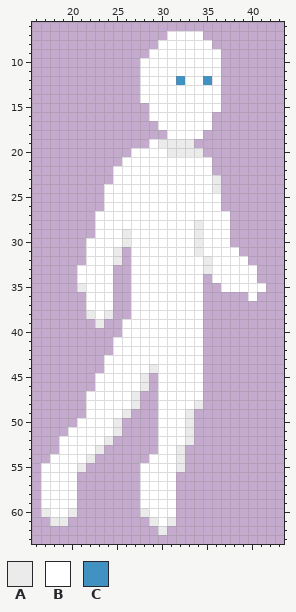
Pixel-art sprite: android/assets/runner_jump.png. The first picture shows the starting point.
The file is 64x64 pixels. Shown: x 16..43, y 6..63.
Palette (. is transparent): A #ebebeb  B #ffffff  C #4192c3
Once edited:
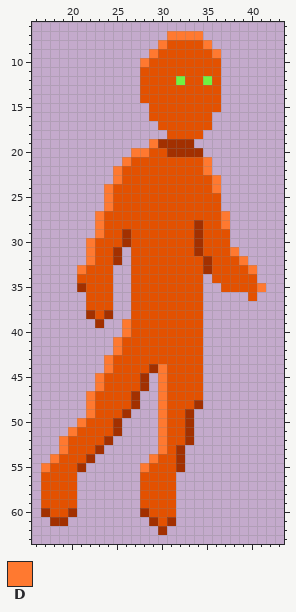
Colours new in this view: D #ff7930
Change:
@@ palette @@
-A #ebebeb
+A #a23000
-B #ffffff
+B #e35100
-C #4192c3
+C #71f341
@@ x 26..38 @@
  6 .............
- 7 .....BBBB....
- 8 ....BBBBBB...
- 9 ...BBBBBBBB..
-10 ..BBBBBBBBB..
+ 7 .....DDDD....
+ 8 ....DBBBBD...
+ 9 ...DBBBBBBD..
+10 ..DBBBBBBBB..
 11 ..BBBBBBBBB..
@@ x 16..43 @@
 18 ...............BBBB.........
-19 .............BAAAA..........
-20 ...........BBBBAAAA.........
-21 ..........BBBBBBBBBB........
-22 .........BBBBBBBBBBB........
-23 .........BBBBBBBBBBBA.......
-24 ........BBBBBBBBBBBBA.......
-25 ........BBBBBBBBBBBBB.......
-26 ........BBBBBBBBBBBBB.......
-27 .......BBBBBBBBBBBBBBB......
-28 .......BBBBBBBBBBBABBB......
-29 .......BBBABBBBBBBABBB......
-30 ......BBBBABBBBBBBABBB......
-31 ......BBBA.BBBBBBBABBBB.....
-32 ......BBBA.BBBBBBBBABBBB....
-33 .....BBBB..BBBBBBBBABBBBB...
+19 .............DAAAA..........
+20 ...........DDBBAAAA.........
+21 ..........DBBBBBBBBD........
+22 .........DBBBBBBBBBD........
+23 .........DBBBBBBBBBBD.......
+24 ........DBBBBBBBBBBBD.......
+25 ........DBBBBBBBBBBBB.......
+26 ........DBBBBBBBBBBBB.......
+27 .......DBBBBBBBBBBBBBD......
+28 .......DBBBBBBBBBBABBD......
+29 .......DBBABBBBBBBABBB......
+30 ......DBBBABBBBBBBABBB......
+31 ......DBBA.BBBBBBBABBBD.....
+32 ......DBBA.BBBBBBBBABBBD....
+33 .....DBBB..BBBBBBBBABBBBD...
 34 .....BBBB..BBBBBBBB.BBBBB...
-35 .....ABBB..BBBBBBBB..BBBBB..
+35 .....ABBB..BBBBBBBB..BBBBD..
 36 ......BBB..BBBBBBBB.....B...
@@ x 16..32 @@
 38 ......ABA..BBBBBB
-39 .......A..BBBBBBB
-40 ..........BBBBBBB
-41 .........BBBBBBBB
-42 .........BBBBBBBB
-43 ........BBBBBBBBB
-44 ........BBBBBABBB
-45 .......BBBBBA.BBB
-46 .......BBBBBA.BBB
-47 ......BBBBBA..BBB
-48 ......BBBBBA..BBB
-49 ......BBBBA...BBB
-50 .....BBBBA....BBB
-51 ....BBBBBA....BBB
-52 ...BBBBBA.....BBB
-53 ...BBBBA......BBA
-54 ..BBBBA......BBBA
-55 .BBBBA......BBBBA
+39 .......A..DBBBBBB
+40 ..........DBBBBBB
+41 .........DBBBBBBB
+42 .........DBBBBBBB
+43 ........DBBBBBBBB
+44 ........DBBBBADBB
+45 .......DBBBBA.DBB
+46 .......DBBBBA.DBB
+47 ......DBBBBA..DBB
+48 ......DBBBBA..DBB
+49 ......DBBBA...DBB
+50 .....DBBBA....DBB
+51 ....DBBBBA....DBB
+52 ...DBBBBA.....DBB
+53 ...DBBBA......DBA
+54 ..DBBBA......DBBA
+55 .DBBBA......DBBBA
 56 .BBBB.......BBBB.
